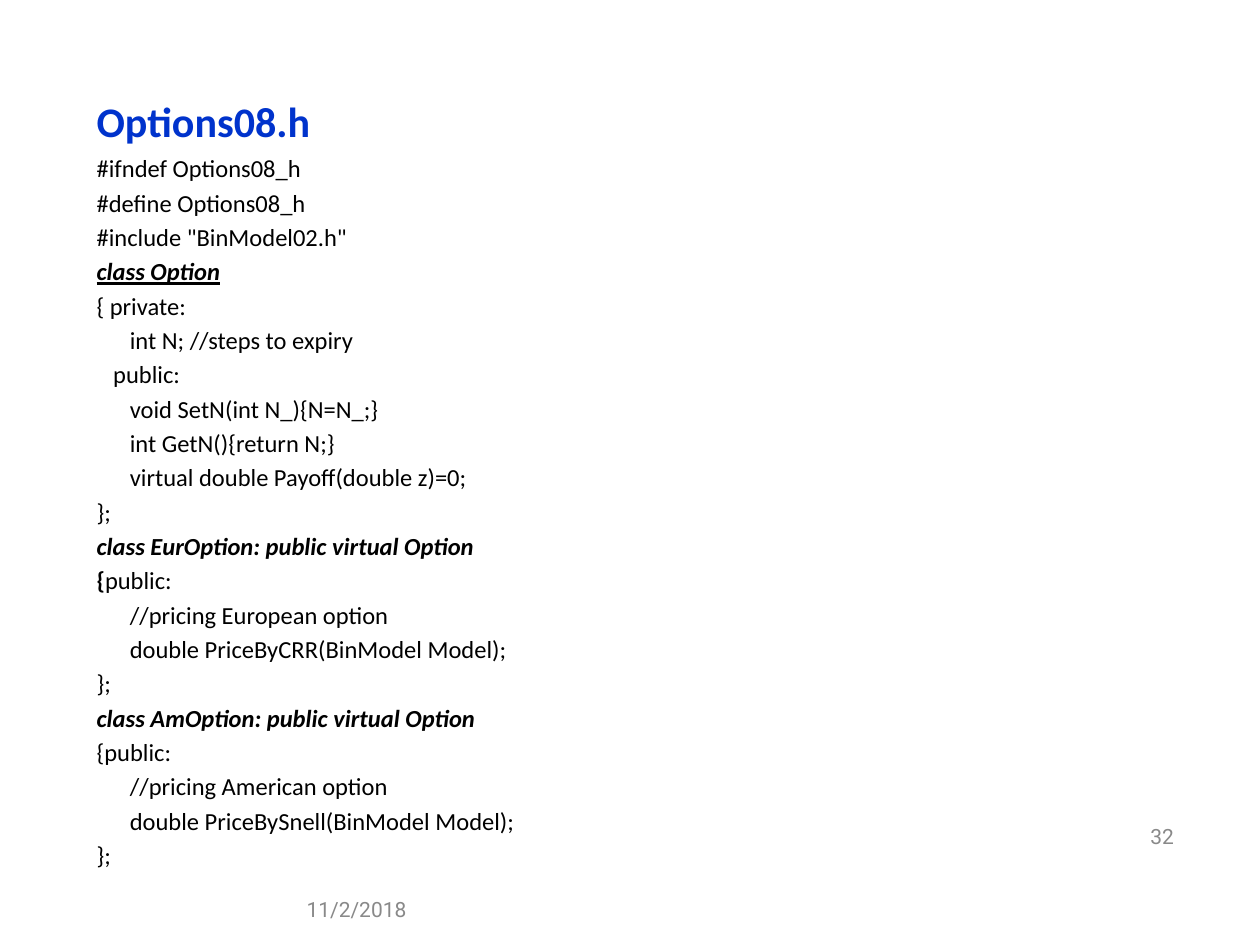
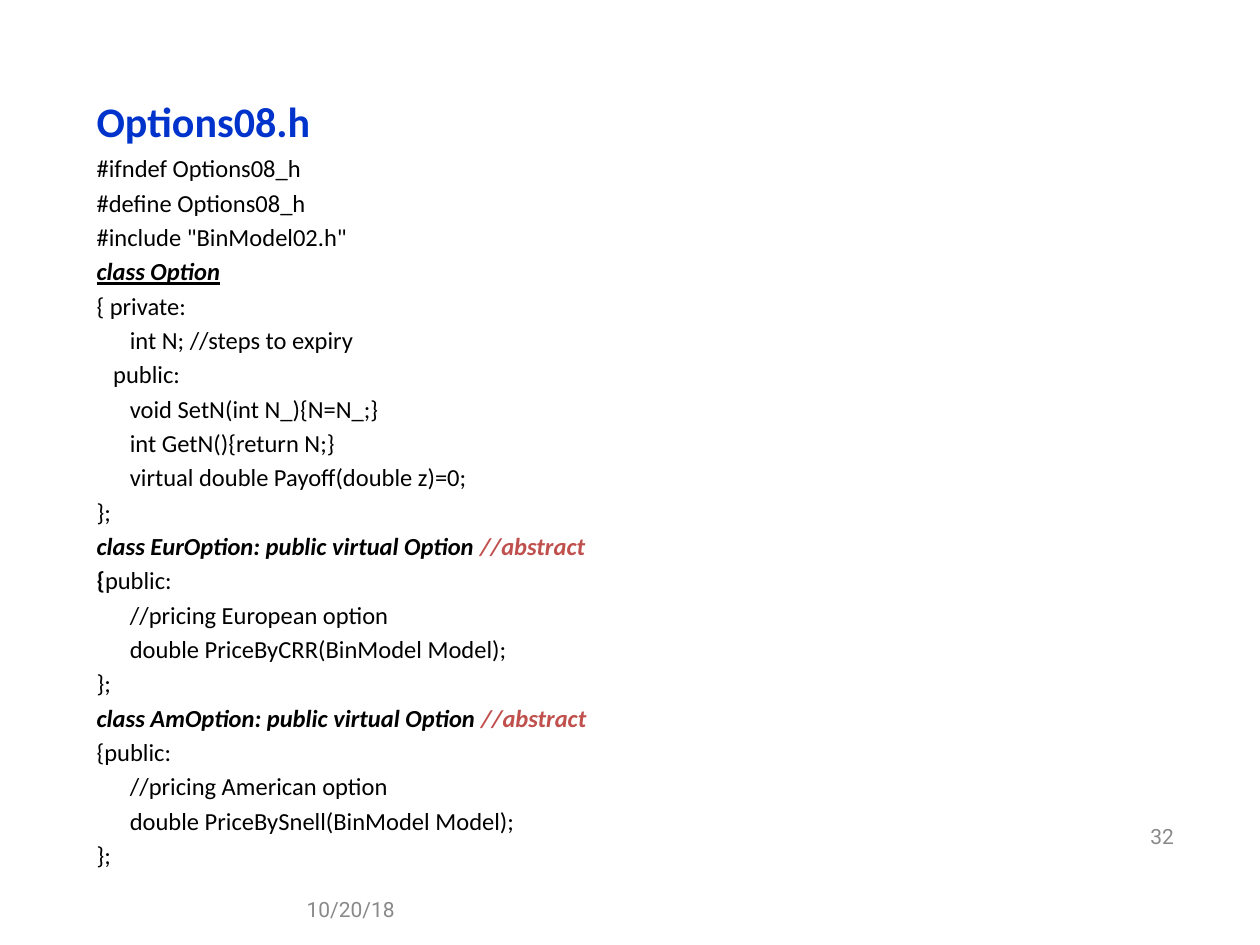
Before and after one commit to gabywang/FRE6883, a slide deck: slide 32 of Slides/Part 2-Financial Applications Using Data Structures, Templates and Design Patterns.pptx. Drawn at 1260x945 pixels with LibreOffice and Linux fonts; fonts in the diff are those of the drawing; background and template pictures are left out. Boxes give left, top, right and bottom in pixels: in the first picture for what was removed or moved away, otherwise in the second. Text is boxed around its words. In the diff, an @@ line names an element or a change of style, - is before the commit and + after.

```diff
--- a/Slides/Part 2-Financial Applications Using Data Structures, Templates and Design Patterns.pptx
+++ b/Slides/Part 2-Financial Applications Using Data Structures, Templates and Design Patterns.pptx
@@ text at (97, 537, 585, 559): text changed @@
-class EurOption: public virtual Option
+class EurOption: public virtual Option //abstract
@@ text at (97, 709, 586, 731): text changed @@
-class AmOption: public virtual Option
+class AmOption: public virtual Option //abstract
@@ text at (307, 902, 395, 918): text changed @@
-11/2/2018
+10/20/18
```
Also in this commit, not shown: 57 other slides changed.
